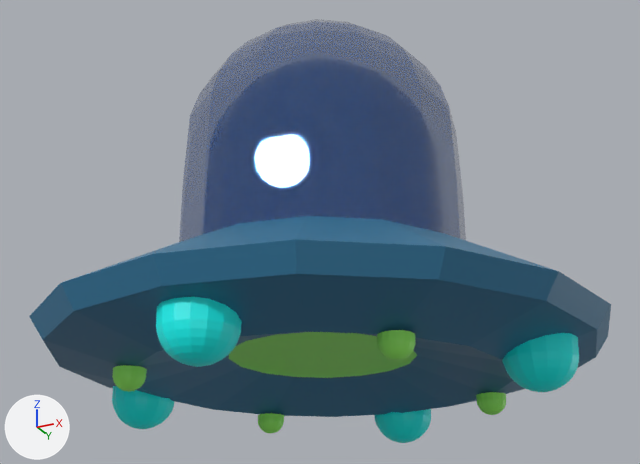
Two versions of the FBX model Assets/Models/UFO.fbx, one commit apart.
The view is the same before and after, from a 50 mm lens placed at (18.3, -36.8, -10.0), pointed at (-0.2, 0.3, 6.6). Lighting does not change. The marker at lower left points along +X, +Y and +Z. Where no turn or scale is listed for an object, it has been applied to the vertices. Vertices at the same position are counted once.

Before the edit, the objects in view are built like this:
```python
mat_dome = principled_material('dome')
mat_dome.base_color = (0.0115, 0.0836, 0.312)  # blue #1c5298
mat_dome.metallic = 0.486
mat_dome.roughness = 0.0
mat_dome.alpha = 0.477
me_cylinder_005 = bpy.data.meshes.new('Cylinder.005')
me_cylinder_005.from_pydata(...)  # 1402 vertices, 1378 faces; spans x -13.3..13.3, y -13.3..13.3, z -2.4..17.5
# faces by material slot: [288, 65, 512, 513]
me_cylinder_005.materials.append(mat_dome)  # blue #1c5298
me_cylinder_005.materials.append(mat_saucer)  # blue #32779d
me_cylinder_005.materials.append(mat_lights_big)  # cyan #06fffa
me_cylinder_005.materials.append(mat_lights_small)  # green #9fff6a
ob_cylinder_002 = bpy.data.objects.new('Cylinder.002', me_cylinder_005)
ob_cylinder_002.location = (0.0, 0.0, 0.0)
```
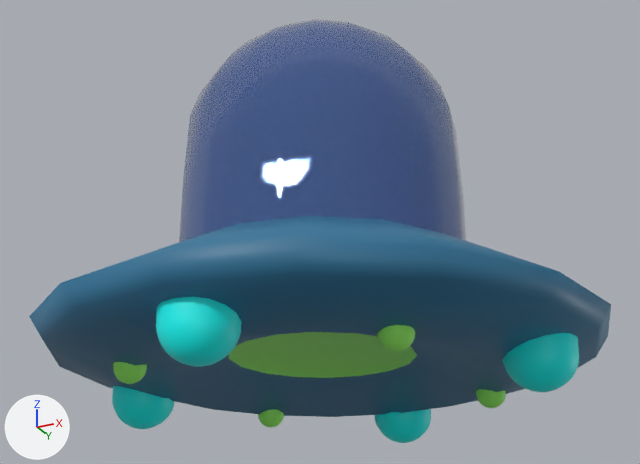
Changed parts and their boxes (x1, y1, x2, y2) in the pictures (640 x 464 px; the box of a moved part takes in the faces that stretch with it):
'Cylinder.002', recoloured, surface changed, reshaped
    both: (29, 19, 611, 443)
part 1 of me_cylinder_005, moved or reshaped
    before: (258, 413, 284, 434)
    after: (258, 409, 284, 427)
part 2 of me_cylinder_005, moved or reshaped
    before: (377, 330, 416, 361)
    after: (377, 325, 415, 352)
part 3 of me_cylinder_005, moved or reshaped
    before: (112, 365, 147, 392)
    after: (113, 362, 147, 384)
part 4 of me_cylinder_005, moved or reshaped
    before: (476, 392, 506, 415)
    after: (476, 389, 506, 408)

What changed in the scene script:
```text
Change mat_dome:
    mat_dome.base_color: (0.0115, 0.0836, 0.312) -> (0.0989, 0.176, 0.448)  # blue #1c5298 -> blue #5974b3
    mat_dome.alpha: 0.477 -> 0.754
Change me_cylinder_005:
    where me_cylinder_005.from_pydata(...)  # 1402 vertices, 1378 faces; spans x -13.3..13.3, y -13.3..13.3, z -2.4..17.5
    used by ob_cylinder_002; location = (0.0, 0.0, 0.0)
    me_cylinder_005 part 1: the loose piece of 129 vertices spanning x -7.0..-5.5, y 5.5..7.0, z -2.1..-1.1 is moved by (0.0, 0.0, 0.3)
    me_cylinder_005 part 2: the loose piece of 129 vertices spanning x 5.5..7.0, y -7.0..-5.5, z -2.1..-1.1 is moved by (0.0, 0.0, 0.3)
    me_cylinder_005 part 3: the loose piece of 129 vertices spanning x -7.0..-5.5, y -7.0..-5.5, z -2.1..-1.1 is moved by (0.0, 0.0, 0.3)
    me_cylinder_005 part 4: the loose piece of 129 vertices spanning x 5.5..7.0, y 5.5..7.0, z -2.1..-1.1 is moved by (0.0, 0.0, 0.3)
```
